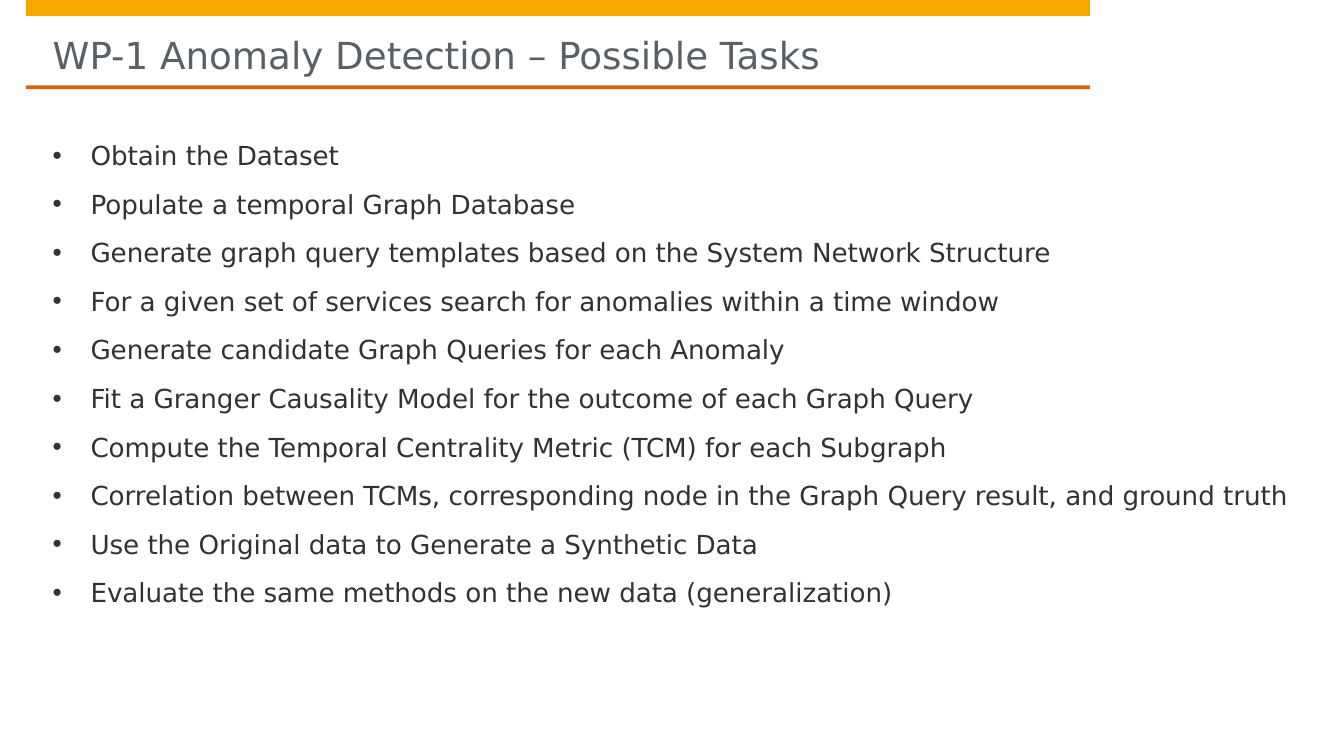
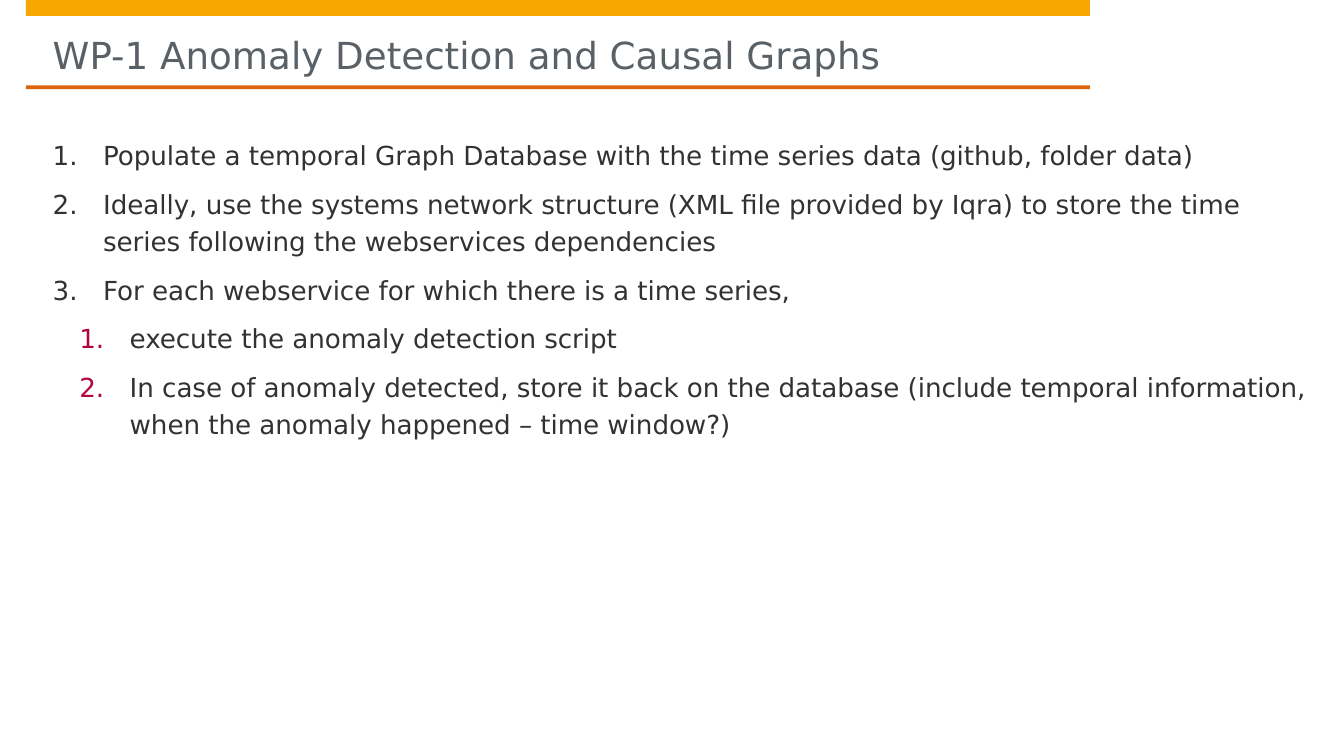
Before and after one commit to hpi-sam/Spatio-Temporal-Graphs, a slide deck: slide 4 of project scope/0. Project Scope.pptx (slide 8 before the commit). Drawn at 1344x756 pixels with LibreOffice and Linux fonts; fonts in the diff are those of the drawing; background and template pictures are left out. Boxes give left, top, right and bottom in pixels: in the first picture for what was removed or moved away, otherwise in the second. Text is boxed around its words. In the diff, an @@ line names an element or a change of style, - is before the commit and + after.

```diff
--- a/project scope/0. Project Scope.pptx
+++ b/project scope/0. Project Scope.pptx
@@ title at <box>53,40,880,77</box>: text changed @@
-WP-1 Anomaly Detection – Possible Tasks
+WP-1 Anomaly Detection and Causal Graphs
@@ text at <box>103,145,1306,439</box>: text changed @@
-• Obtain the Dataset
-• Populate a temporal Graph Database
-• Generate graph query templates based on the System Network Structure
-• For a given set of services search for anomalies within a time window
-• Generate candidate Graph Queries for each Anomaly
-• Fit a Granger Causality Model for the outcome of each Graph Query
-• Compute the Temporal Centrality Metric (TCM) for each Subgraph
-• Correlation between TCMs, corresponding node in the Graph Query result, and ground truth
-• Use the Original data to Generate a Synthetic Data
-• Evaluate the same methods on the new data (generalization)
+1. Populate a temporal Graph Database with the time series data (github, folder data)
+2. Ideally, use the systems network structure (XML file provided by Iqra) to store the time series following the webservices dependencies
+3. For each webservice for which there is a time series,
+  1. execute the anomaly detection script
+  2. In case of anomaly detected, store it back on the database (include temporal information, when the anomaly happened – time window?)
```
Also in this commit, not shown: 4 other slides changed, 3 slides added.
